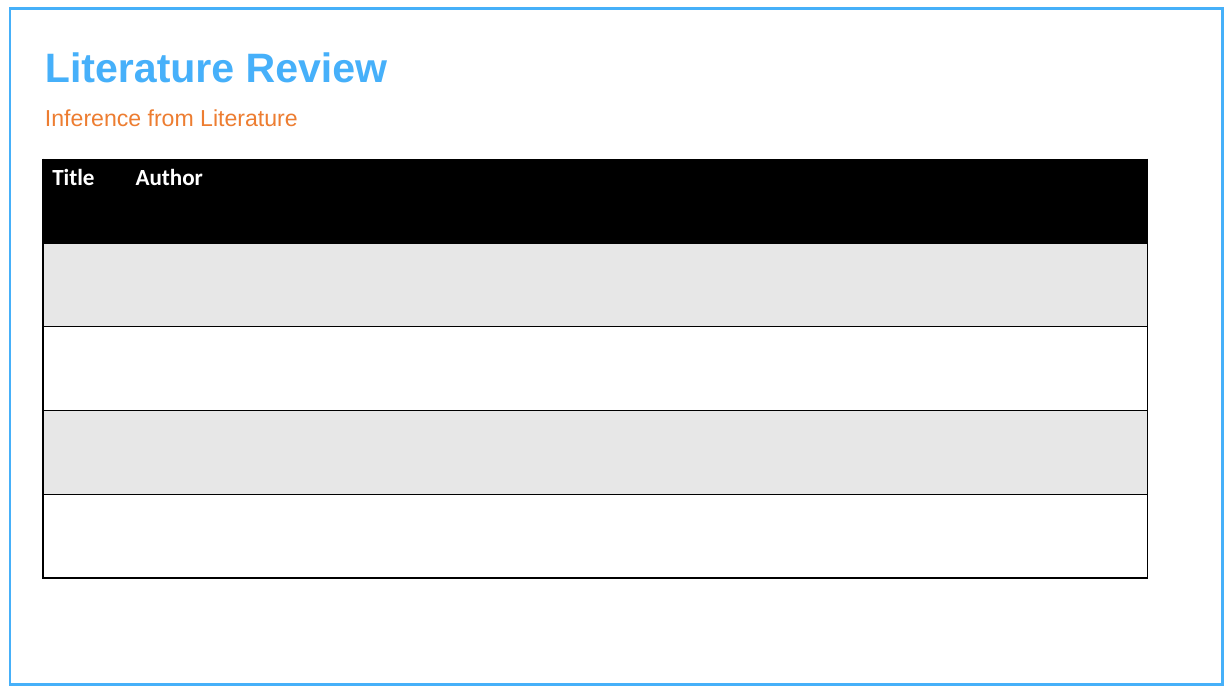
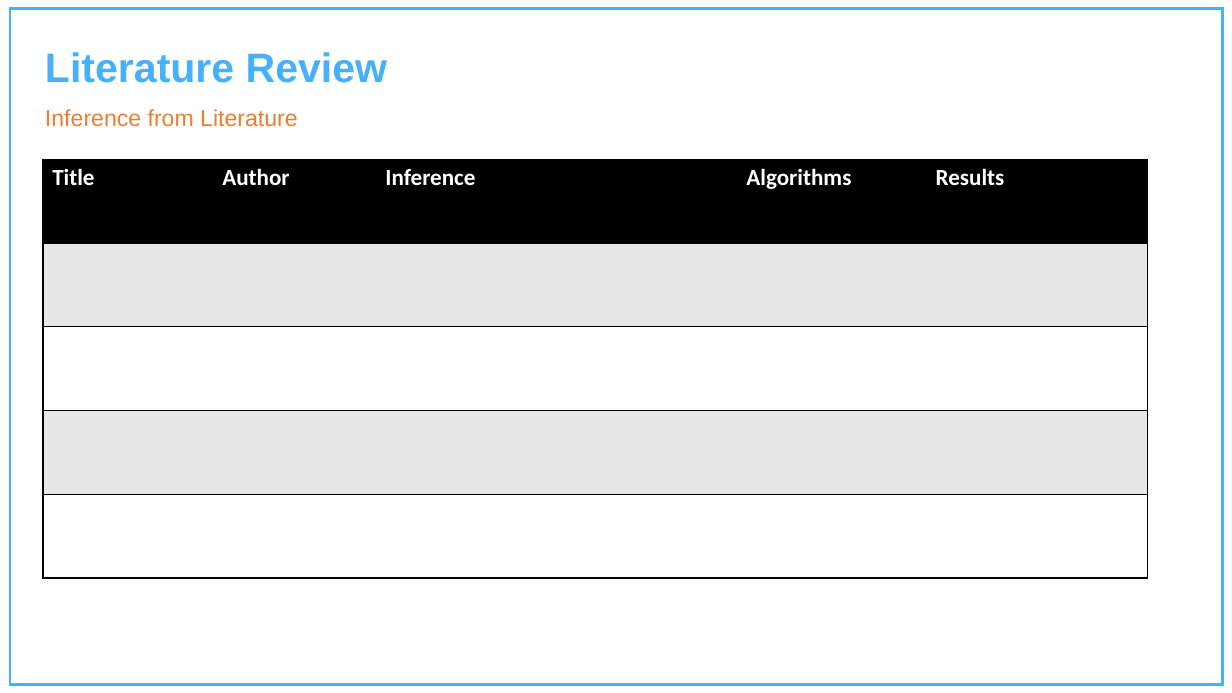
Before and after one commit to Charu-2718/PCause, a slide deck: slide 9 of Presentation.pptx. Drawn at 1232x693 pixels with LibreOffice and Linux fonts; fonts in the diff are those of the drawing; background and template pictures are left out. Boxes give left, top, right and bottom in pixels: in the first picture for what was removed or moved away, otherwise in the second. Text is boxed around its words. In the diff, an @@ line names an element or a change of style, - is before the commit and + after.

```diff
--- a/Presentation.pptx
+++ b/Presentation.pptx
@@ table at (43,159,1149,578) @@
-row 1: Title | Author |  |  | 
+row 1: Title | Author | Inference | Algorithms | Results
```
Also in this commit, not shown: 1 other slide changed.
